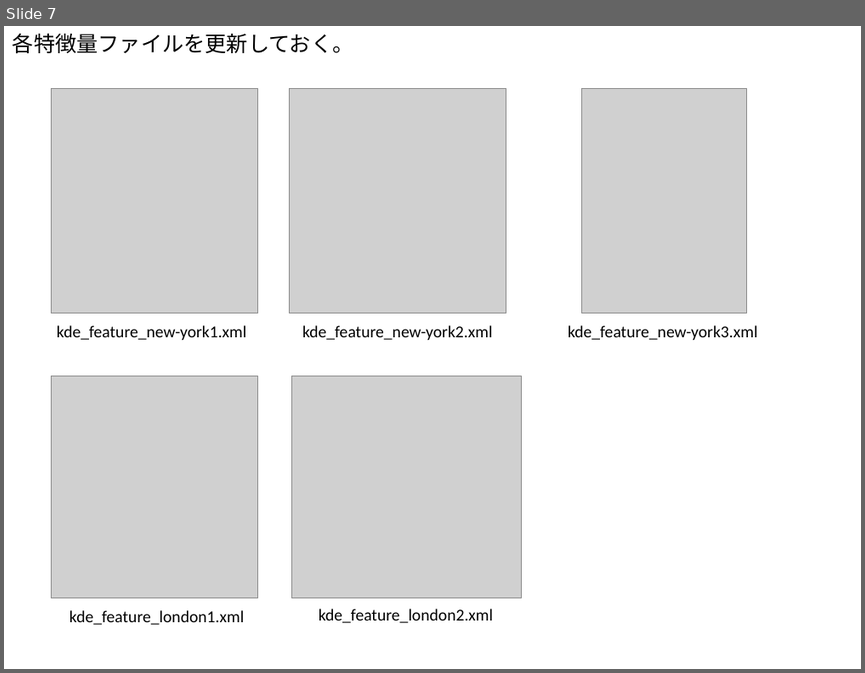
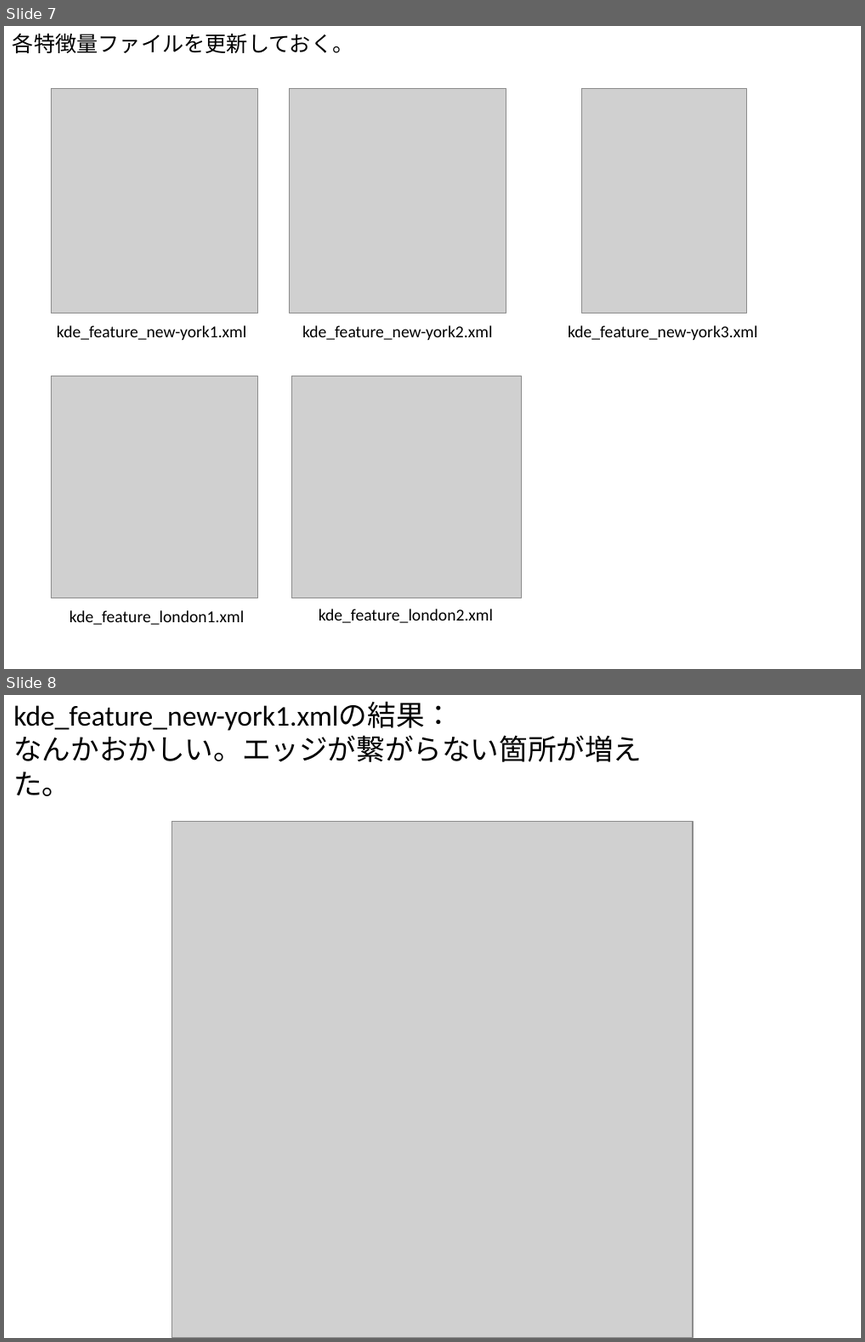
Before and after one commit to gnishida/RoadDesigner, a slide deck: doc/交差点間Space.pptx. Shown one above the other, each under a label of ours: slide 7 before the commit, slides 7 and 8 after it. The pictures are 865x673 and 865x1342 pixels, drawn with LibreOffice and Linux fonts; fonts in the diff are those of the drawing; grey boxes stand for pictures. Boxes give left, top, right and bottom in pixels: in the first picture for what was removed or moved away, otherwise in the second. Text is boxed around its words. In the diff, an @@ line names an element or a change of style, - is before the commit and + after.

```diff
--- a/doc/交差点間Space.pptx
+++ b/doc/交差点間Space.pptx
@@ slide 8 added at <box>4,695,861,1338</box>, background #FFFFFF @@
@@ text added at <box>13,703,642,762</box>, 24 pt, text #000000 @@
+kde_feature_new-york1.xmlの結果：
+なんかおかしい。エッジが繋がらない箇所が増えた。
@@ picture added at <box>172,821,692,1338</box> @@
```
Also in this commit, not shown: 2 other slides added, 14 other files.
